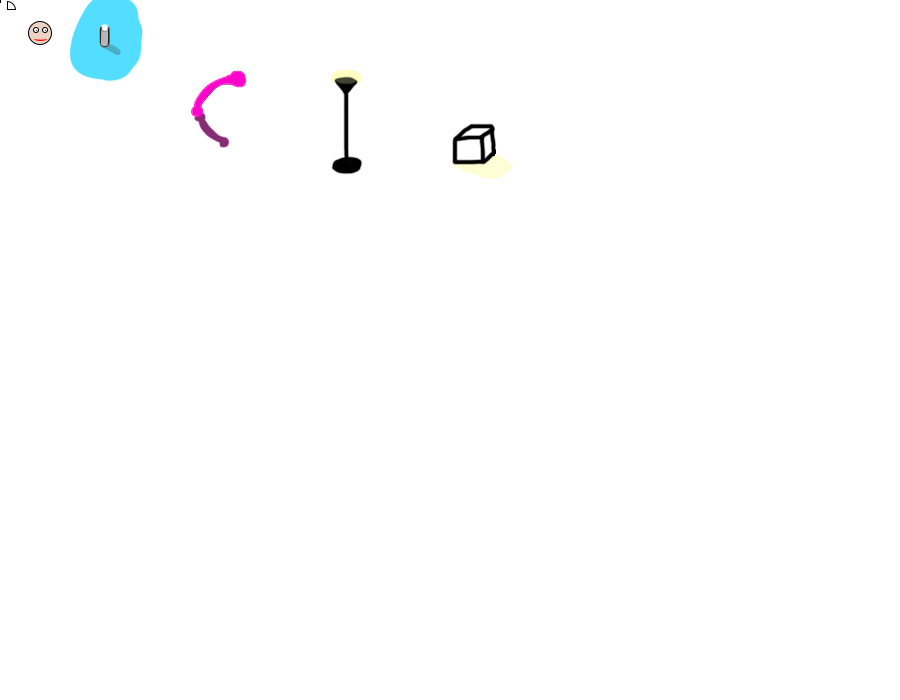
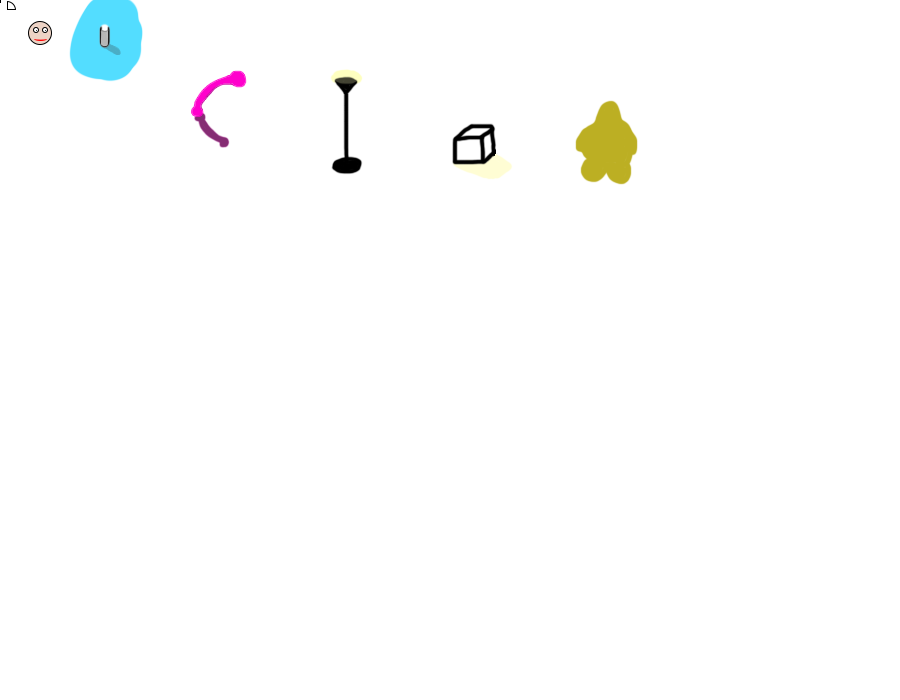
Layers edited between the first and the second 900×700 image:
added layer "Layer 16" above "Layer 15" over bbox(575, 100, 638, 185)
